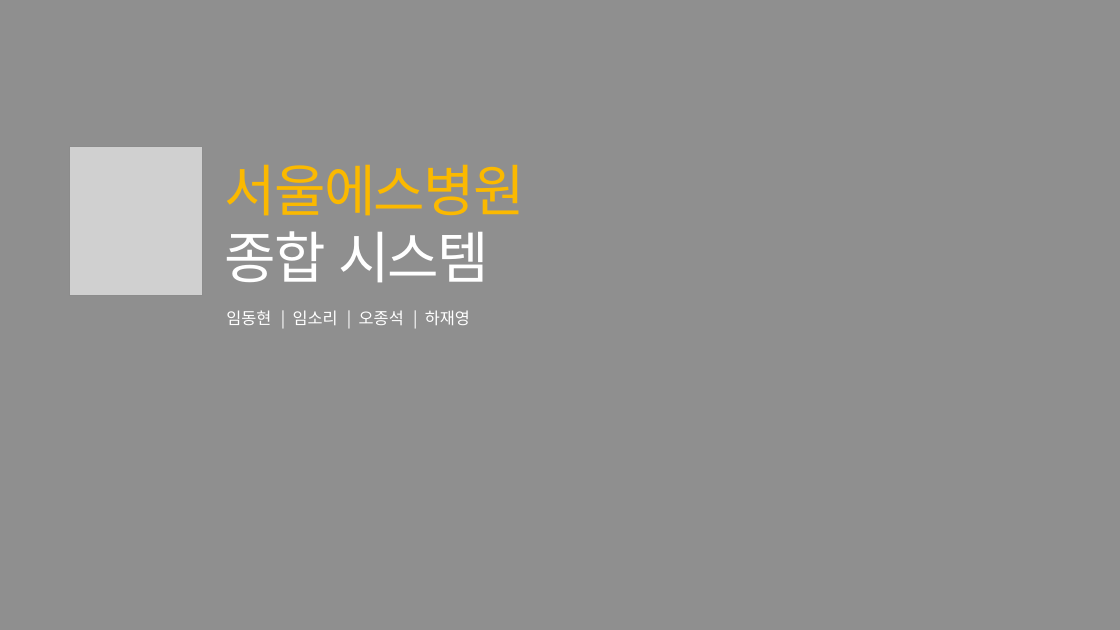
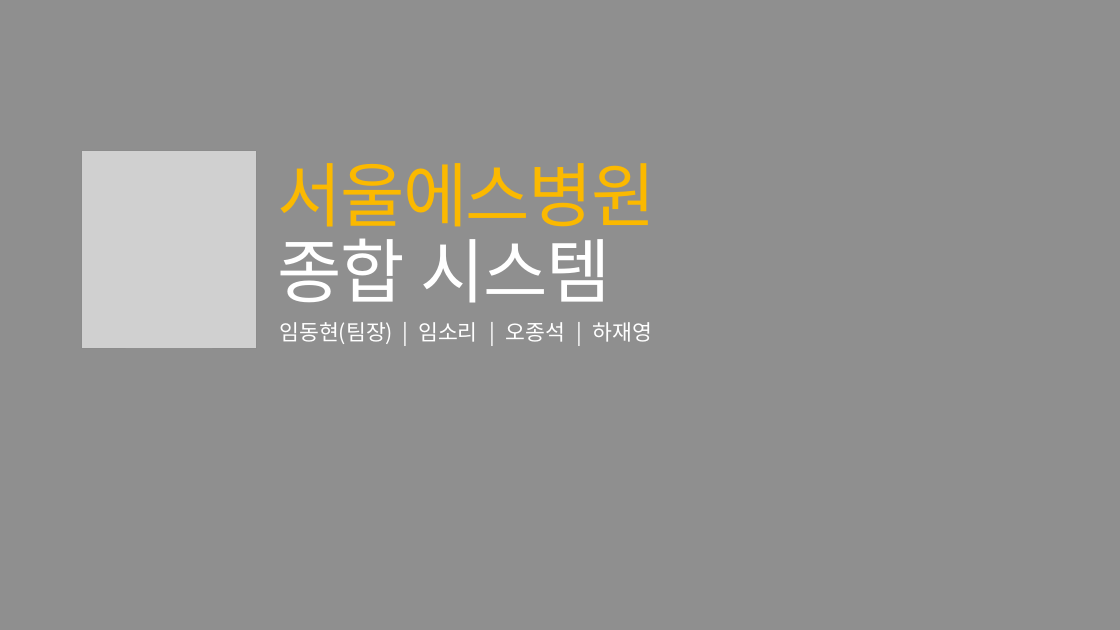
Before and after one commit to DongHyun0521/MBC_middle_project, a slide deck: slide 1 of etc/middle_ppt.pptx. Drawn at 1120x630 pixels with LibreOffice and Linux fonts; fonts in the diff are those of the drawing; grey boxes stand for pictures; background and template pictures are left out. Boxes give left, top, right and bottom in pixels: in the first picture for what was removed or moved away, otherwise in the second. Text is boxed around its words. In the diff, an @@ line names an element or a change of style, - is before the commit and + after.

```diff
--- a/etc/middle_ppt.pptx
+++ b/etc/middle_ppt.pptx
@@ text "서울에스병원": place and size @@
-text "서울에스병원" at [225, 164, 525, 283]
+text "서울에스병원" at [278, 163, 656, 303]
@@ text "서울에스병원" at [278, 163, 656, 303]: size 48 to 60 pt; line spacing 1 to 0.9 @@
@@ picture: place and size @@
-picture at [70, 146, 202, 296]
+picture at [82, 150, 257, 348]
@@ text at [279, 322, 652, 344]: text changed; size 14 to 18.5 pt @@
-임동현 | 임소리 | 오종석 | 하재영
+임동현(팀장) | 임소리 | 오종석 | 하재영
```
Also in this commit, not shown: 12 other slides changed, 1 slide added, 1 slide removed, 59 other files.
